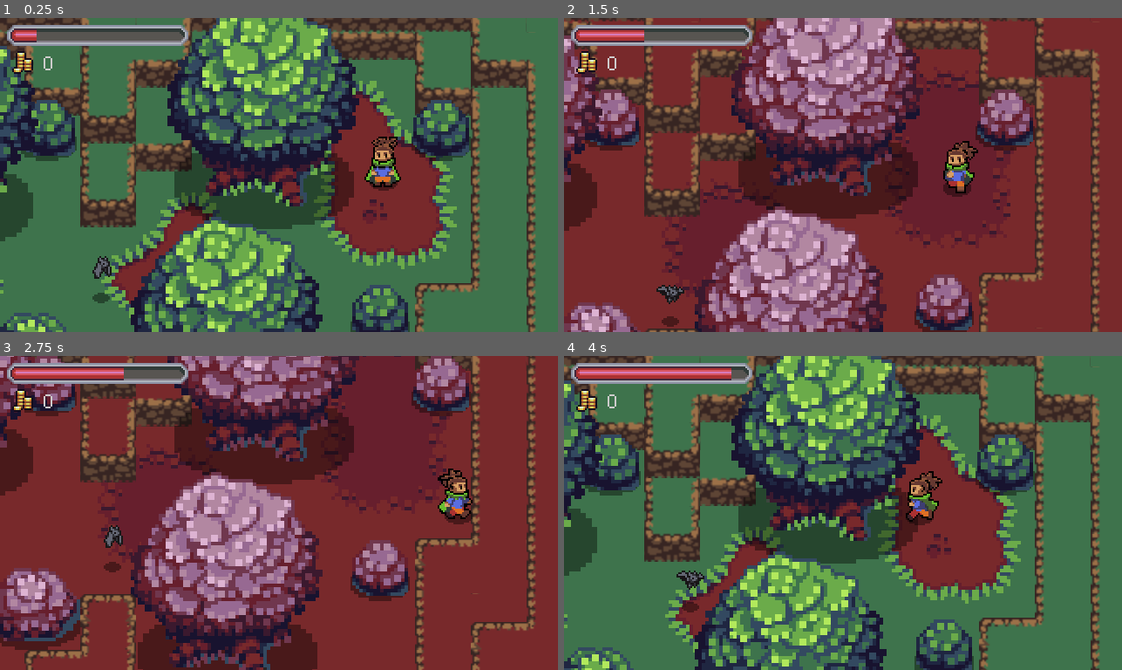
Above: before the commit, frames 1-4 (two rows, left to right).
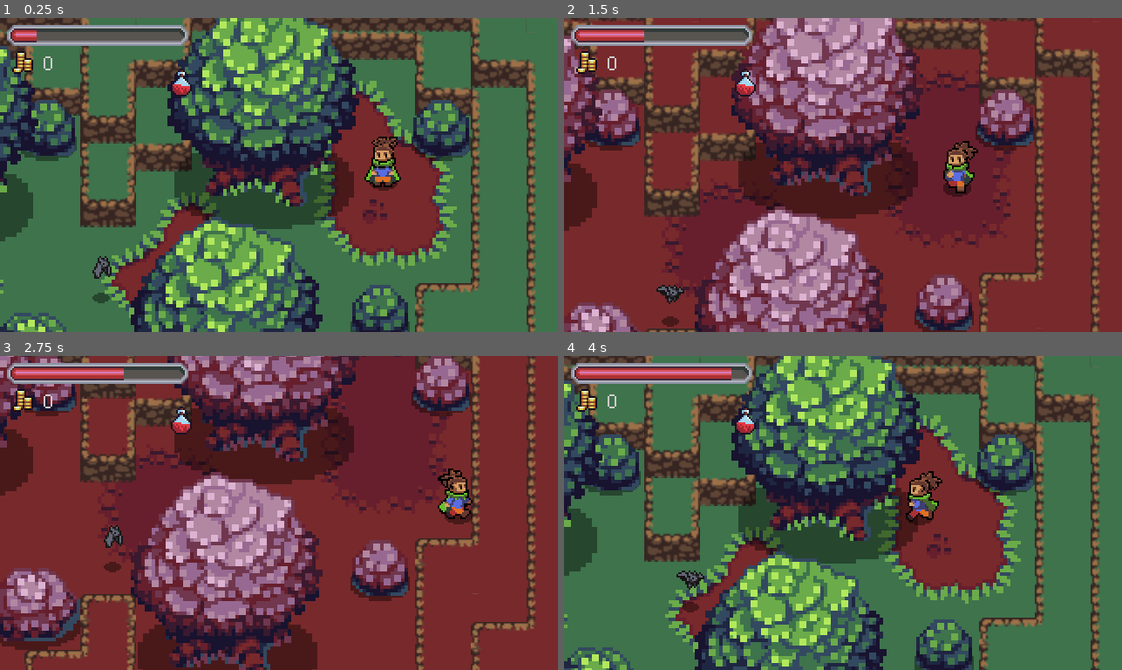
Above: after the commit, the same moments.

Repository: Thomas-Arndt/RPG.1
Game: Godot game, scene res://Game.tscn
Same seed, same stepped clock (60 frames per second), same inputs: the game is played once before the commit and once after it.
Inputs:
- Up to frame 1 (0.25 s): no input
- Up to frame 2 (1.5 s): tap Enter (ui_accept) at 0.5, 0.77 s; hold Right (ui_right) 0.53-1.28 s; tap R (attack) at 0.6 s; hold Down (ui_down) from 1.28 s (still down); tap T (d_shift) at 1.35 s
- Up to frame 3 (2.75 s): tap Enter (ui_accept) at 1.52 s; release Down (ui_down) at 2.03 s; hold Right (ui_right) from 2.03 s (still down); tap E (roll) at 2.1 s
- Up to frame 4 (4 s): release Right (ui_right) at 2.78 s; hold Up (ui_up) 2.78-3.53 s; tap R (attack) at 2.85 s; tap Enter (ui_accept) at 3.02, 3.77 s; hold Left (ui_left) from 3.53 s (still down); tap T (d_shift) at 3.6 s

The runs differ from the first frame. In frame 1, 0.2% of the frame differs, in the area x 30-35%, y 16-25%; in frame 2, 0.2%; in frame 3, 0.2%; in frame 4, 0.2%.

Commit message:
Addition of Inventory system for items

Diff:
--- a/Inventory/Inventory.gd
+++ b/Inventory/Inventory.gd
@@ -2,12 +2,21 @@
 
 signal gold_changed(value)
 signal max_gold_changed(value)
+signal item_changed(indices)
+
+var drag_data = null
 
 var gold: int = 0 setget set_gold
 var max_gold: int = 99 setget set_max_gold
 
+var potion = preload("res://Inventory/Items/Potions/Red/red_normal.tres")
+
+export (Array, Resource) var inventory: Array = [
+	null, null, null, null, null, null, null, null, null, null, null, null
+]
+
 func _ready():
-	pass # Replace with function body.
+	pick_up_item(0, potion)
 
 func set_gold(value):
 	gold = value
@@ -21,3 +30,28 @@
 func set_max_gold(value):
 	max_gold = value
 	emit_signal("max_gold_changed", value)
+
+func pick_up_item(item_index, item):
+	var previousItem = inventory[item_index]
+	inventory[item_index] = item
+	emit_signal("item_changed", [item_index])
+	return previousItem
+
+func set_item(item_index, item):
+	var previousItem = inventory[item_index]
+	inventory[item_index] = item
+	emit_signal("item_changed", [item_index])
+	return previousItem
+
+func swap_items(item_index, target_item_index):
+	var targetItem = inventory[target_item_index]
+	var item = inventory[item_index]
+	inventory[target_item_index] = item
+	inventory[item_index] = targetItem
+	emit_signal("item_changed", [item_index, target_item_index])
+
+func remove_item(item_index):
+	var previousItem = inventory[item_index]
+	inventory[item_index] = null
+	emit_signal("item_changed", [item_index])
+	return previousItem
--- /dev/null
+++ b/Inventory/InventoryDisplay.gd
@@ -0,0 +1,31 @@
+extends GridContainer
+
+
+const Potion = preload("res://Inventory/Items/Potions/Red/red_normal.tres")
+
+func _ready():
+	Inventory.connect("item_changed", self, "_on_items_changed")
+	update_inventory_display()
+
+func toggle_inventory_display():
+	update_inventory_display()
+	self.visible = !self.visible
+
+func update_inventory_display():
+	for item_index in Inventory.inventory.size():
+		update_inventory_slot_display(item_index)
+
+func update_inventory_slot_display(item_index):
+	var inventorySlotDisplay = get_child(item_index)
+	var item = Inventory.inventory[item_index]
+	if inventorySlotDisplay != null:
+		inventorySlotDisplay.display_item(item)
+
+func _on_items_changed(indices):
+	for item_index in indices:
+		update_inventory_slot_display(item_index)
+
+func _unhandled_input(event):
+	if event.is_action_released("ui_left_mouse"):
+		if Inventory.drag_data is Dictionary:
+			Inventory.set_item(Inventory.drag_data.item_index, Inventory.drag_data.item)
--- /dev/null
+++ b/Inventory/InventoryDisplay.tscn
@@ -0,0 +1,61 @@
+[gd_scene load_steps=3 format=2]
+
+[ext_resource path="res://Inventory/InventorySlotDisplay.tscn" type="PackedScene" id=1]
+[ext_resource path="res://Inventory/InventoryDisplay.gd" type="Script" id=2]
+
+[node name="InventoryDisplay" type="GridContainer"]
+anchor_right = 1.0
+anchor_bottom = 1.0
+margin_right = -264.0
+margin_bottom = -122.0
+columns = 3
+script = ExtResource( 2 )
+
+[node name="Inventory Slot Display" parent="." instance=ExtResource( 1 )]
+margin_right = 16.0
+margin_bottom = 16.0
+rect_min_size = Vector2( 16, 16 )
+
+[node name="Inventory Slot Display2" parent="." instance=ExtResource( 1 )]
+margin_left = 20.0
+margin_right = 36.0
+margin_bottom = 16.0
+
+[node name="Inventory Slot Display3" parent="." instance=ExtResource( 1 )]
+margin_left = 40.0
+margin_right = 56.0
+margin_bottom = 16.0
+
+[node name="Inventory Slot Display4" parent="." instance=ExtResource( 1 )]
+margin_top = 20.0
+margin_right = 16.0
+margin_bottom = 36.0
+
+[node name="Inventory Slot Display5" parent="." instance=ExtResource( 1 )]
+margin_left = 20.0
+margin_top = 20.0
+margin_right = 36.0
+margin_bottom = 36.0
+
+[node name="Inventory Slot Display6" parent="." instance=ExtResource( 1 )]
+margin_left = 40.0
+margin_top = 20.0
+margin_right = 56.0
+margin_bottom = 36.0
+
+[node name="Inventory Slot Display7" parent="." instance=ExtResource( 1 )]
+margin_top = 40.0
+margin_right = 16.0
+margin_bottom = 56.0
+
+[node name="Inventory Slot Display8" parent="." instance=ExtResource( 1 )]
+margin_left = 20.0
+margin_top = 40.0
+margin_right = 36.0
+margin_bottom = 56.0
+
+[node name="Inventory Slot Display9" parent="." instance=ExtResource( 1 )]
+margin_left = 40.0
+margin_top = 40.0
+margin_right = 56.0
+margin_bottom = 56.0
--- /dev/null
+++ b/Inventory/InventorySlotDisplay.gd
@@ -0,0 +1,36 @@
+extends CenterContainer
+
+onready var itemTextureRect = $ItemTextureRect
+
+func display_item(item):
+	if item is Item:
+		itemTextureRect.texture = item.texture
+	else:
+		itemTextureRect.texture = null
+
+
+func get_drag_data(_position):
+	var item_index = get_index()
+	var item = Inventory.remove_item(item_index)
+	if item is Item:
+		var data = {}
+		data.item = item
+		data.item_index = item_index
+		data.texture = item.texture
+		data.itemType = item.type
+		var dragPreview = TextureRect.new()
+		dragPreview.texture = item.texture
+		set_drag_preview(dragPreview)
+		Inventory.drag_data = data
+		return data
+
+func can_drop_data(_position, data):
+	return data is Dictionary && data.has("item")
+
+
+func drop_data(_position, data):
+	var my_item_index = get_index()
+	var _my_item = Inventory.items[my_item_index]
+	Inventory.swap_items(my_item_index, data.item_index)
+	Inventory.set_item(my_item_index, data.item)
+	Inventory.drag_data = null
--- /dev/null
+++ b/Inventory/InventorySlotDisplay.tscn
@@ -0,0 +1,18 @@
+[gd_scene load_steps=3 format=2]
+
+[ext_resource path="res://Inventory/InventorySlotDisplay.gd" type="Script" id=1]
+[ext_resource path="res://Inventory/Items/Potions/Red/red_minor.png" type="Texture" id=2]
+
+[node name="Inventory Slot Display" type="CenterContainer"]
+margin_right = 40.0
+margin_bottom = 40.0
+script = ExtResource( 1 )
+
+[node name="ItemTextureRect" type="TextureRect" parent="."]
+margin_left = 12.0
+margin_top = 12.0
+margin_right = 28.0
+margin_bottom = 28.0
+rect_min_size = Vector2( 16, 16 )
+texture = ExtResource( 2 )
+stretch_mode = 4
--- /dev/null
+++ b/Inventory/Items/Item.gd
@@ -0,0 +1,6 @@
+extends Resource
+class_name Item
+
+export (String) var name = ""
+export (Texture) var texture
+export (String) var type = ""
--- /dev/null
+++ b/Inventory/Items/Potions/Red/red_major.tres
@@ -0,0 +1,10 @@
+[gd_resource type="Resource" load_steps=3 format=2]
+
+[ext_resource path="res://Inventory/Items/Item.gd" type="Script" id=1]
+[ext_resource path="res://Inventory/Items/Potions/Red/red_major.png" type="Texture" id=2]
+
+[resource]
+script = ExtResource( 1 )
+name = "Major Red Potion"
+texture = ExtResource( 2 )
+type = "red_major"
--- /dev/null
+++ b/Inventory/Items/Potions/Red/red_minor.tres
@@ -0,0 +1,10 @@
+[gd_resource type="Resource" load_steps=3 format=2]
+
+[ext_resource path="res://Inventory/Items/Item.gd" type="Script" id=1]
+[ext_resource path="res://Inventory/Items/Potions/Red/red_minor.png" type="Texture" id=2]
+
+[resource]
+script = ExtResource( 1 )
+name = "Minor Red Potion"
+texture = ExtResource( 2 )
+type = "red_minor"
--- /dev/null
+++ b/Inventory/Items/Potions/Red/red_normal.tres
@@ -0,0 +1,10 @@
+[gd_resource type="Resource" load_steps=3 format=2]
+
+[ext_resource path="res://Inventory/Items/Item.gd" type="Script" id=1]
+[ext_resource path="res://Inventory/Items/Potions/Red/red_normal.png" type="Texture" id=2]
+
+[resource]
+script = ExtResource( 1 )
+name = "Red Potion"
+texture = ExtResource( 2 )
+type = "red_normal"
--- /dev/null
+++ b/Inventory/Items/Potions/Red/red_super.tres
@@ -0,0 +1,10 @@
+[gd_resource type="Resource" load_steps=3 format=2]
+
+[ext_resource path="res://Inventory/Items/Item.gd" type="Script" id=1]
+[ext_resource path="res://Inventory/Items/Potions/Red/red_super.png" type="Texture" id=2]
+
+[resource]
+script = ExtResource( 1 )
+name = "Super Red Potion"
+texture = ExtResource( 2 )
+type = "red_super"
--- a/Player/Player.gd
+++ b/Player/Player.gd
@@ -71,6 +71,9 @@
 		#GreenDimension.visible = true
 		#RedDimension.visible = false
 
+	if Input.is_action_just_pressed("inventory_display"):
+		UI.InventoryDisplay.toggle_inventory_display()
+
 func move_state(delta):
 	var input_vector = Vector2.ZERO
 	input_vector.x = Input.get_action_strength("ui_right") - Input.get_action_strength("ui_left")
--- a/UI/UI.gd
+++ b/UI/UI.gd
@@ -1,3 +1,4 @@
 extends Node2D
 
 onready var TextBox: Node = $UITextBox
+onready var InventoryDisplay: Node = $InventoryDisplayCanvasLayer/InventoryDisplay
--- a/UI/UI.tscn
+++ b/UI/UI.tscn
@@ -6,6 +6,7 @@
 [ext_resource path="res://UI/FillBarRed.png" type="Texture" id=4]
 [ext_resource path="res://UI/GoldDisplay.tscn" type="PackedScene" id=5]
 [ext_resource path="res://UI/UI.gd" type="Script" id=6]
+[ext_resource path="res://Inventory/InventoryDisplay.tscn" type="PackedScene" id=7]
 
 [node name="UI" type="Node2D"]
 z_index = 2
@@ -23,4 +24,14 @@
 [node name="Fill" parent="HealthBar/FillBar" index="3"]
 texture = ExtResource( 4 )
 
+[node name="InventoryDisplayCanvasLayer" type="CanvasLayer" parent="."]
+
+[node name="InventoryDisplay" parent="InventoryDisplayCanvasLayer" instance=ExtResource( 7 )]
+anchor_right = 0.0
+anchor_bottom = 0.0
+margin_left = 96.0
+margin_top = 29.0
+margin_right = 152.0
+margin_bottom = 85.0
+
 [editable path="HealthBar/FillBar"]
--- a/project.godot
+++ b/project.godot
@@ -29,6 +29,11 @@
 "language": "GDScript",
 "path": "res://Utils/Overlap/InteractionZone.gd"
 }, {
+"base": "Resource",
+"class": "Item",
+"language": "GDScript",
+"path": "res://Inventory/Items/Item.gd"
+}, {
 "base": "KinematicBody2D",
 "class": "Player",
 "language": "GDScript",
@@ -84,6 +89,7 @@
 "GiveQuestAction": "",
 "InProgressQuestAction": "",
 "InteractionZone": "",
+"Item": "",
 "Player": "",
 "Quest": "",
 "QuestInteractObjective": "",
@@ -170,6 +176,11 @@
 , Object(InputEventJoypadButton,"resource_local_to_scene":false,"resource_name":"","device":0,"button_index":3,"pressure":0.0,"pressed":false,"script":null)
  ]
 }
+inventory_display={
+"deadzone": 0.5,
+"events": [ Object(InputEventKey,"resource_local_to_scene":false,"resource_name":"","device":0,"alt":false,"shift":false,"control":false,"meta":false,"command":false,"pressed":false,"scancode":0,"physical_scancode":66,"unicode":0,"echo":false,"script":null)
+ ]
+}
 
 [layer_names]
 
Binary file added: Inventory/Items/Potions/Red/red_major.png
Not shown, added: Inventory/Items/Potions/Red/red_major.png.import
Binary file added: Inventory/Items/Potions/Red/red_minor.png
Not shown, added: Inventory/Items/Potions/Red/red_minor.png.import
Binary file added: Inventory/Items/Potions/Red/red_normal.png
Not shown, added: Inventory/Items/Potions/Red/red_normal.png.import
Binary file added: Inventory/Items/Potions/Red/red_super.png
Not shown, added: Inventory/Items/Potions/Red/red_super.png.import
Not shown: 1 places in UI/UI.tscn that only renumber resources
